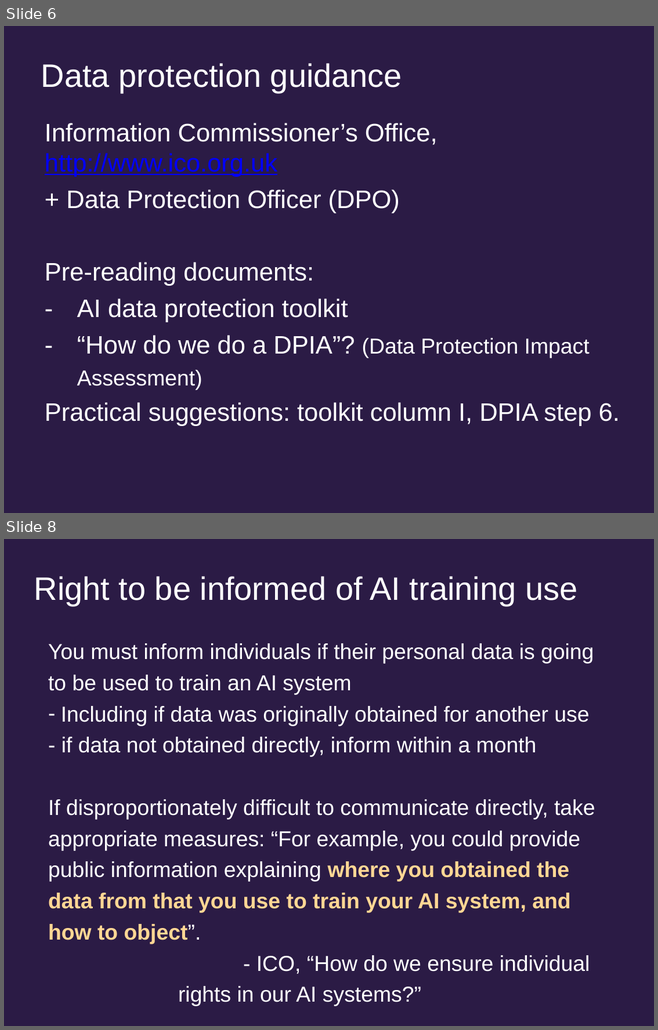
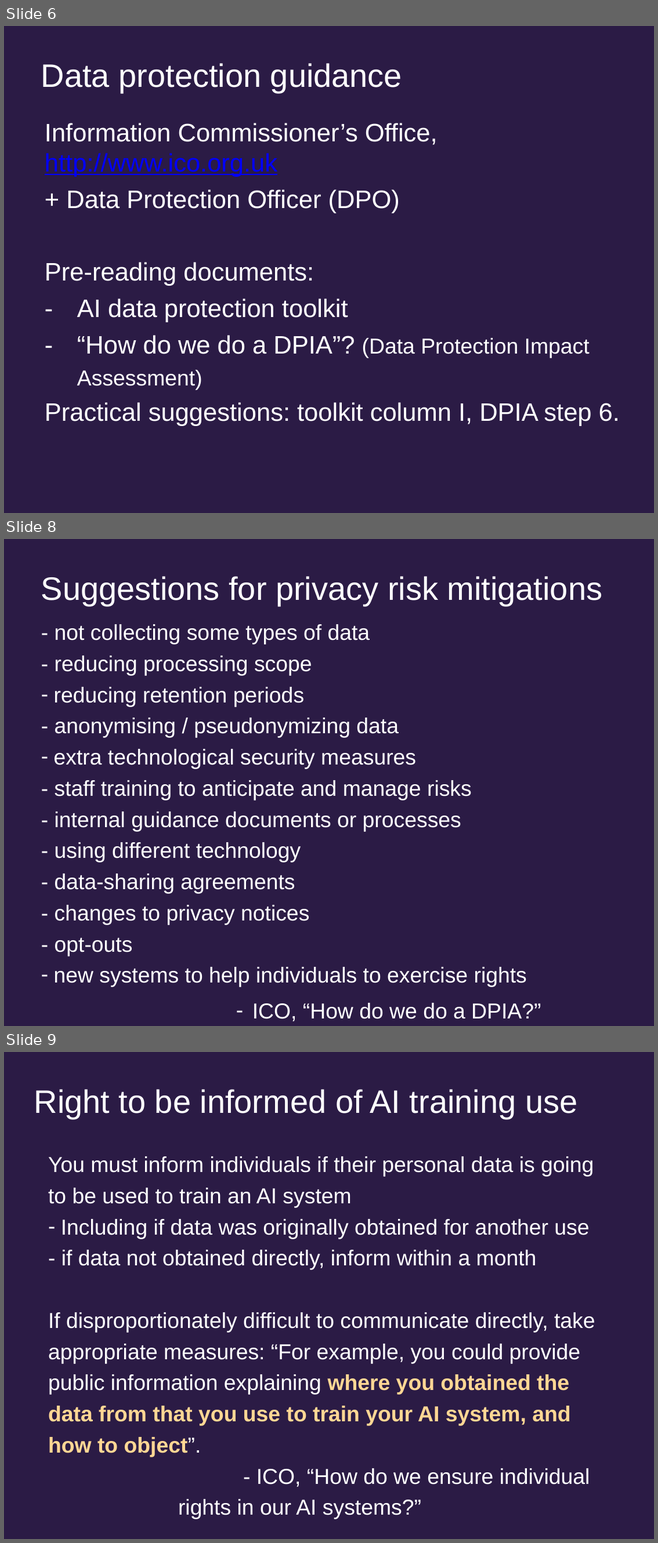
Before and after one commit to uob-COMSM0152/uob-COMSM0152, a slide deck: CDT privacy 2026.pptx. Shown one above the other, each under a label of ours: slides 6 and 8 before the commit, slides 6, 8 and 9 after it; the slides between them are not shown. The pictures are 658x1030 and 658x1543 pixels, drawn with LibreOffice and Linux fonts; fonts in the diff are those of the drawing. Boxes give left, top, right and bottom in pixels: in the first picture for what was removed or moved away, otherwise in the second. Text is boxed around its words. In the diff, an @@ line names an element or a change of style, - is before the commit and + after.

```diff
--- a/CDT privacy 2026.pptx
+++ b/CDT privacy 2026.pptx
@@ slide 8 added at (4,539,654,1026), background #2B1C45 @@
@@ title added at (41,576,603,606), 36 pt, text #FFFFFF @@
+Suggestions for privacy risk mitigations
@@ text added at (54,624,540,1022), 24 pt, text #FFFFFF @@
+- not collecting some types of data
+- reducing processing scope
+– reducing retention periods
+- anonymising / pseudonymizing data
+– extra technological security measures
+- staff training to anticipate and manage risks
+- internal guidance documents or processes
+- using different technology
+- data-sharing agreements
+- changes to privacy notices
+- opt-outs
+– new systems to help individuals to exercise rights
+            – ICO, “How do we do a DPIA?”
@@ what was slide 8 is now slide 9 @@
```
Also in this commit, not shown: 11 slides changed, 2 other slides added, 4 slides removed.
